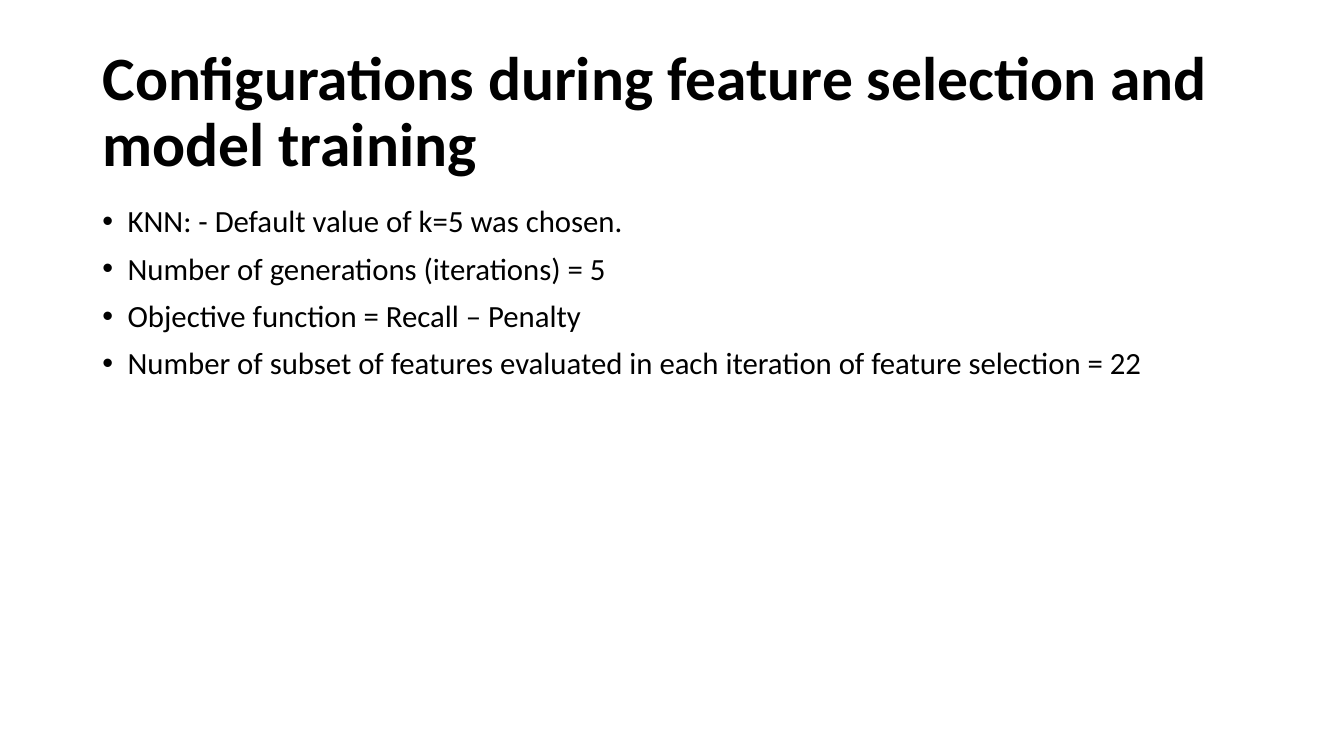
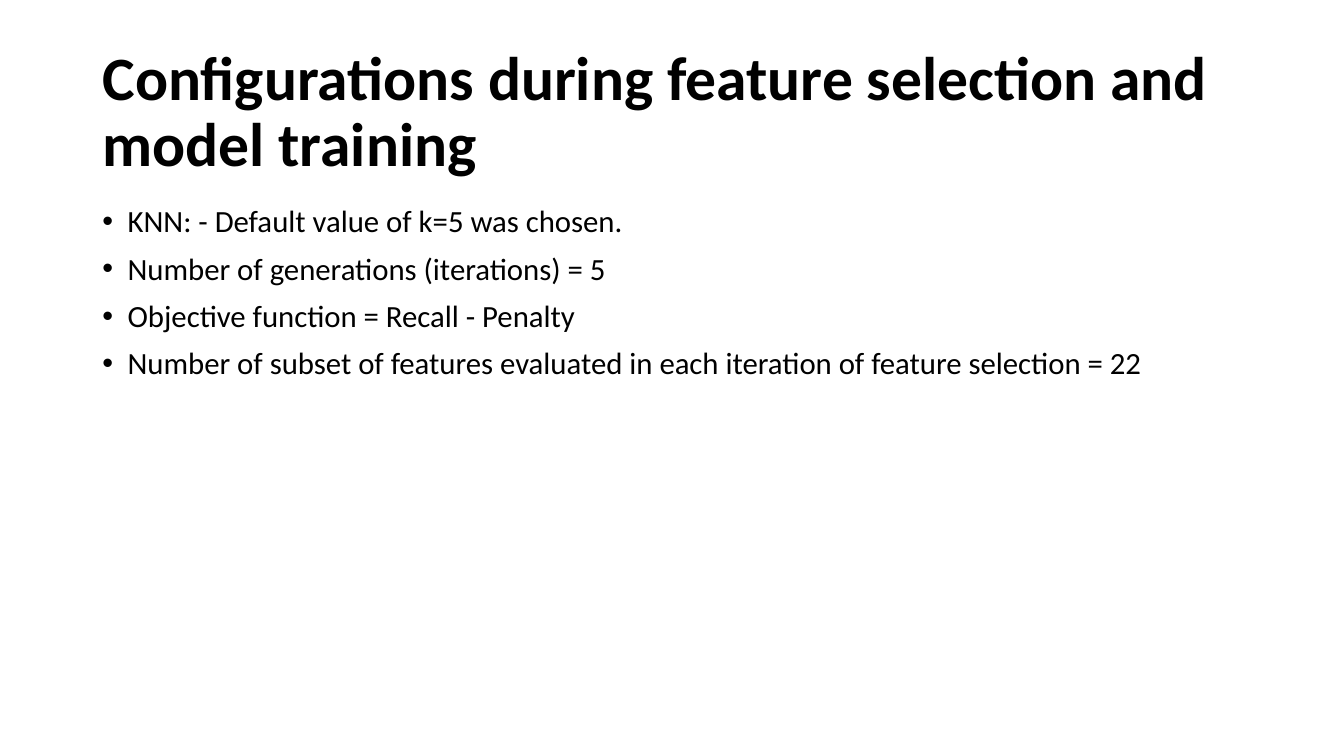
Before and after one commit to taruchit/BITS_dissertation, a slide deck: slide 30 of Documentation/Final_document/To Establish Baseline for Threat Detection.pptx (slide 28 before the commit). Drawn at 1344x756 pixels with LibreOffice and Linux fonts; fonts in the diff are those of the drawing. Boxes give left, top, right and bottom in pixels: in the first picture for what was removed or moved away, otherwise in the second. Text is boxed around its words. In the diff, an @@ line names an element or a change of style, - is before the commit and + after.

```diff
--- a/Documentation/Final_document/To Establish Baseline for Threat Detection.pptx
+++ b/Documentation/Final_document/To Establish Baseline for Threat Detection.pptx
@@ text at (128,305,575,333): text changed @@
-• Objective function = Recall – Penalty
+• Objective function = Recall - Penalty
```
Also in this commit, not shown: 5 other slides changed, 45 slides added.
